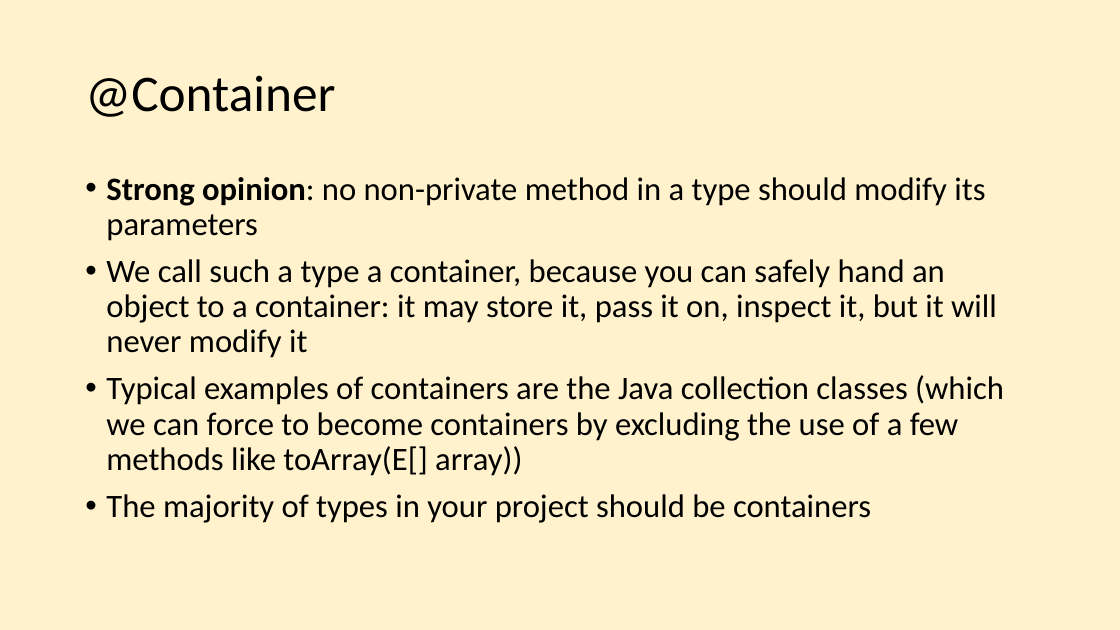
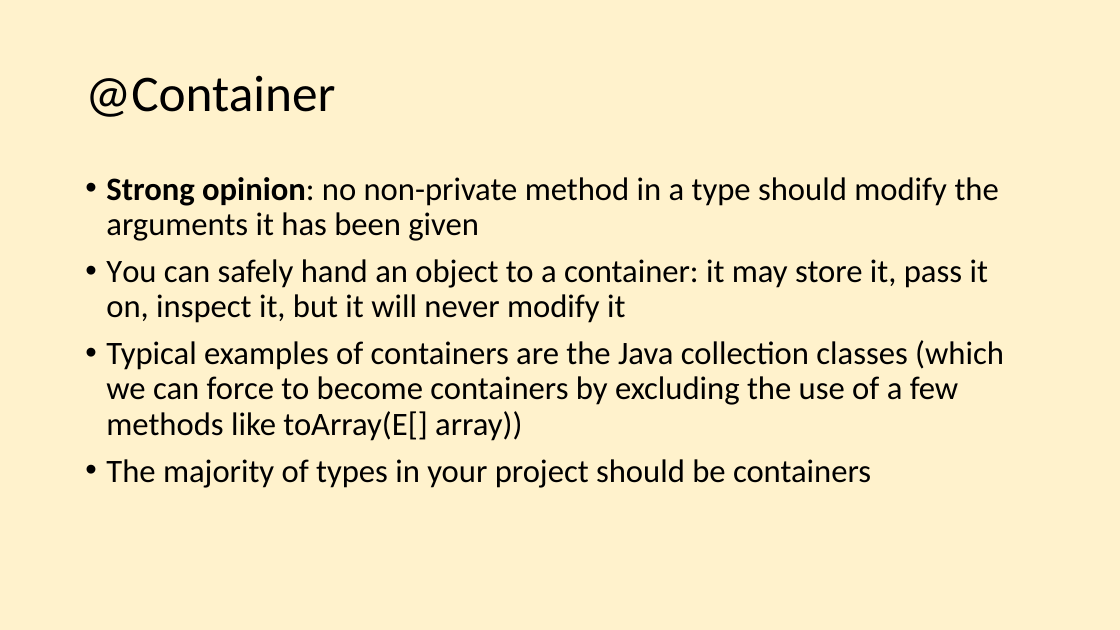
Before and after one commit to e2immu/e2immu-site, a slide deck: slide 10 of static/powerpoint/SlideDeck1.pptx. Drawn at 1120x630 pixels with LibreOffice and Linux fonts; fonts in the diff are those of the drawing. Boxes give left, top, right and bottom in pixels: in the first picture for what was removed or moved away, otherwise in the second. Text is boxed around its words. In the diff, an @@ line names an element or a change of style, - is before the commit and + after.

```diff
--- a/static/powerpoint/SlideDeck1.pptx
+++ b/static/powerpoint/SlideDeck1.pptx
@@ text at (x1=106, y1=177, x2=999, y2=323): text changed @@
-• Strong opinion: no non-private method in a type should modify its parameters
-• We call such a type a container, because you can safely hand an object to a container: it may store it, pass it on, inspect it, but it will never modify it
+• Strong opinion: no non-private method in a type should modify the arguments it has been given
+• You can safely hand an object to a container: it may store it, pass it on, inspect it, but it will never modify it
```
Also in this commit, not shown: 9 other slides changed, 7 other files.
